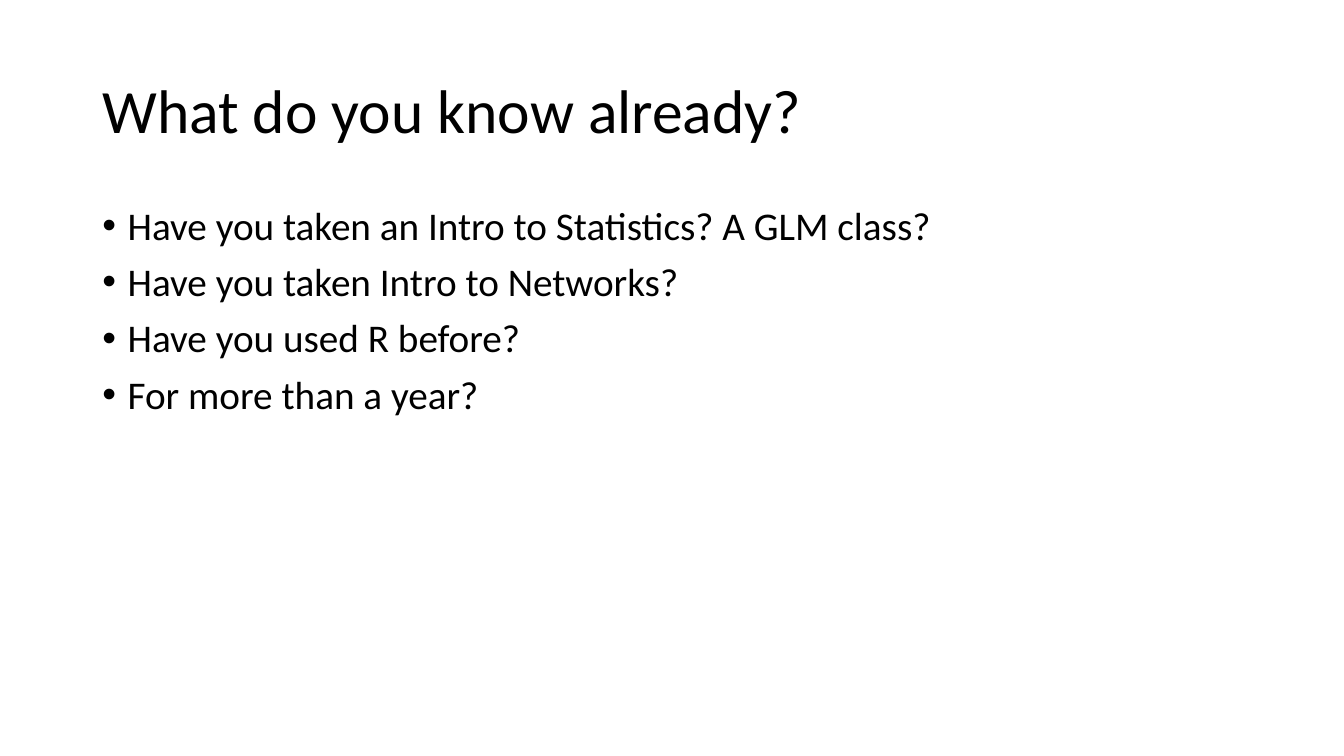
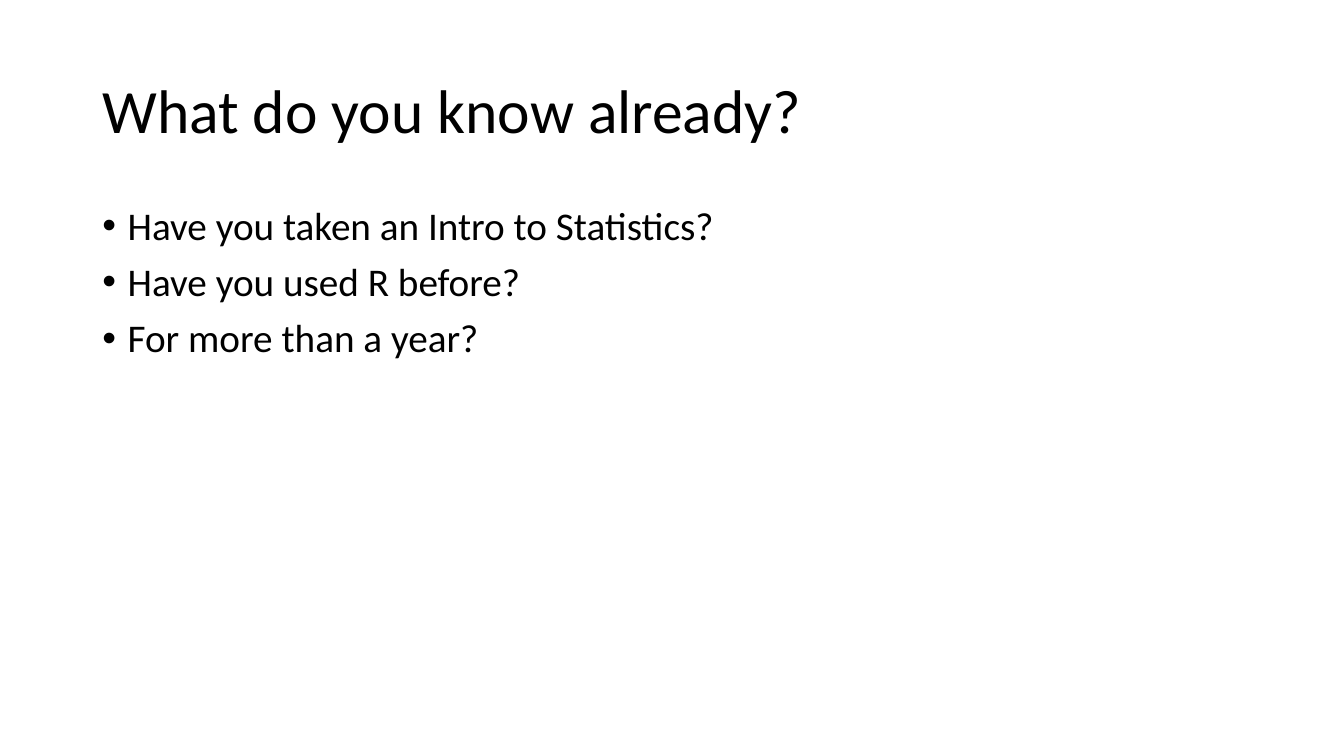
Before and after one commit to ochyzh/POL478, a slide deck: slide 10 of public/materials/01_Introduction.pptx. Drawn at 1344x756 pixels with LibreOffice and Linux fonts; fonts in the diff are those of the drawing. Boxes give left, top, right and bottom in pixels: in the first picture for what was removed or moved away, otherwise in the second. Text is boxed around its words. In the diff, an @@ line names an element or a change of style, - is before the commit and + after.

Commit message:
intro

```diff
--- a/public/materials/01_Introduction.pptx
+++ b/public/materials/01_Introduction.pptx
@@ text at bbox=[128, 212, 714, 247]: text changed @@
-• Have you taken an Intro to Statistics? A GLM class?
-• Have you taken Intro to Networks?
+• Have you taken an Intro to Statistics?
```
Also in this commit, not shown: 9 other slides changed.
